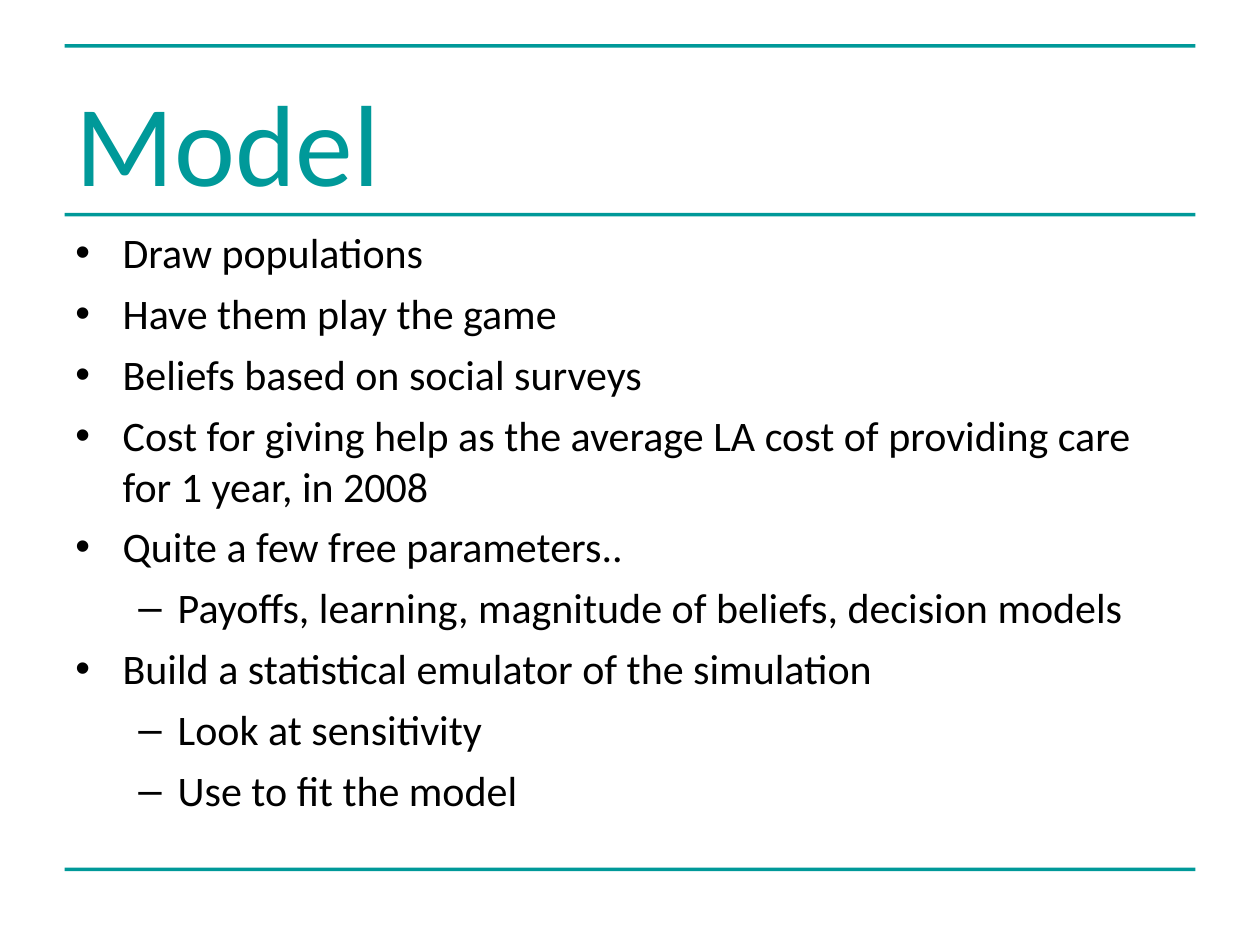
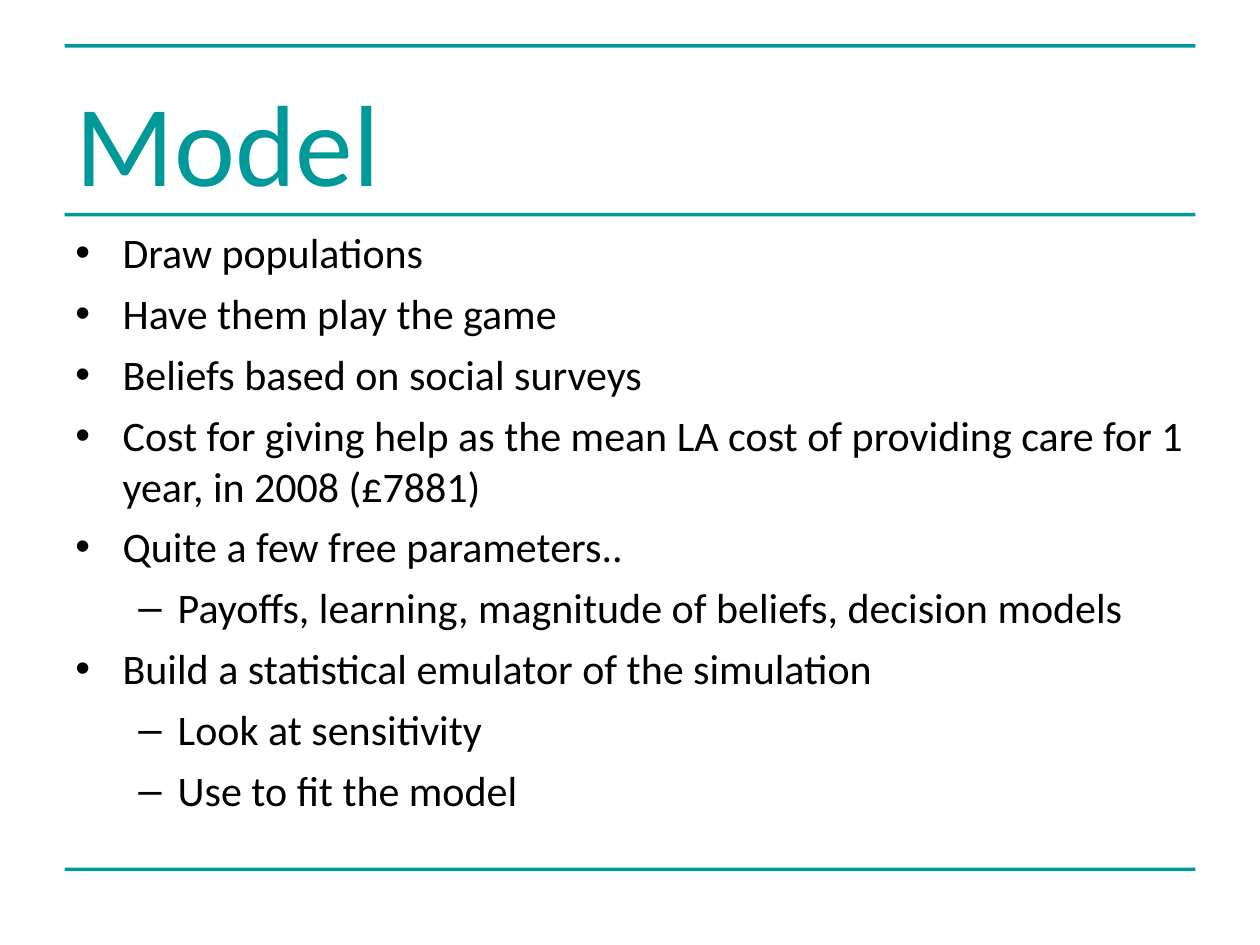
Before and after one commit to greenape/bsps2015, a slide deck: slide 14 of presentation/risky_aging_bsps.ppt. Drawn at 1260x945 pixels with LibreOffice and Linux fonts; fonts in the diff are those of the drawing. Boxes give left, top, right and bottom in pixels: in the first picture for what was removed or moved away, otherwise in the second. Text is boxed around its words. In the diff, an @@ line names an element or a change of style, - is before the commit and + after.

```diff
--- a/presentation/risky_aging_bsps.ppt
+++ b/presentation/risky_aging_bsps.ppt
@@ text at (x1=123, y1=421, x2=1182, y2=509): text changed @@
-• Cost for giving help as the average LA cost of providing care for 1 year, in 2008
+• Cost for giving help as the mean LA cost of providing care for 1 year, in 2008 (£7881)
```
Also in this commit, not shown: 1 other slide changed.
